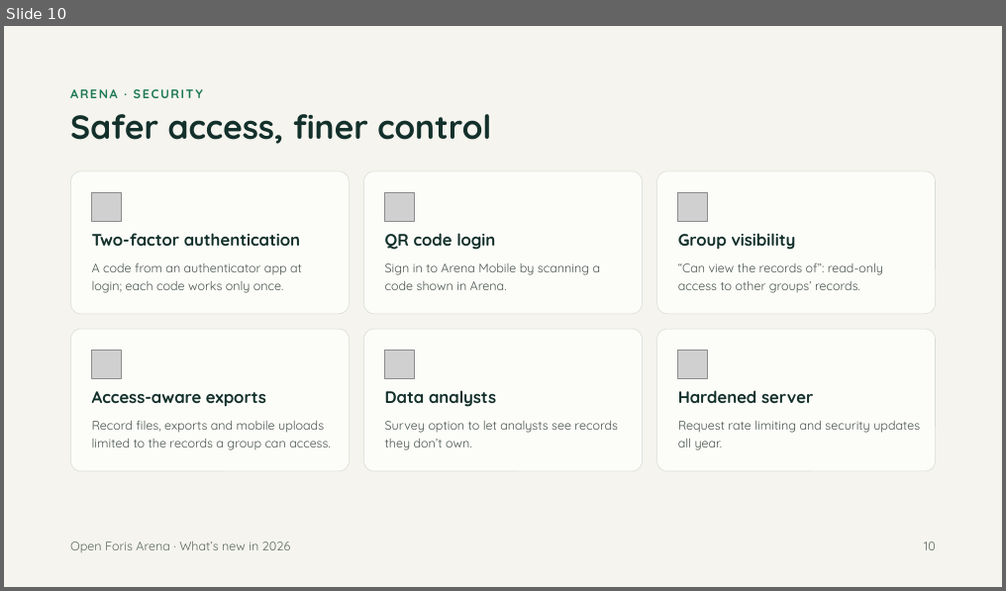
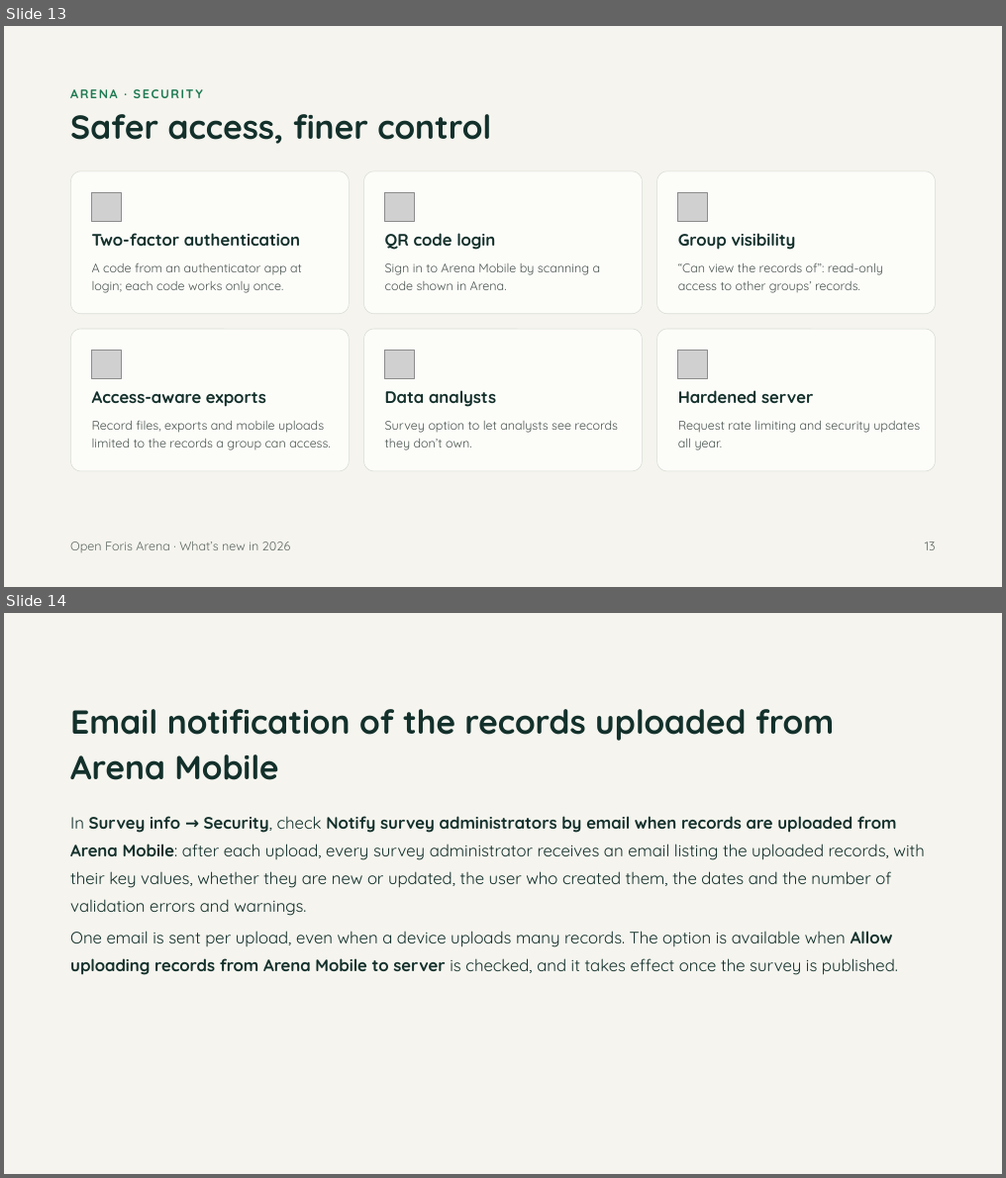
Before and after one commit to openforis/arena, a slide deck: docs/whats-new-2026/arena-whats-new-2026.pptx. Shown one above the other, each under a label of ours: slide 10 before the commit, slides 13 and 14 after it. The pictures are 1006x591 and 1006x1178 pixels, drawn with LibreOffice and Linux fonts; fonts in the diff are those of the drawing; grey boxes stand for pictures. Boxes give left, top, right and bottom in pixels: in the first picture for what was removed or moved away, otherwise in the second. Text is boxed around its words. In the diff, an @@ line names an element or a change of style, - is before the commit and + after.

```diff
--- a/docs/whats-new-2026/arena-whats-new-2026.pptx
+++ b/docs/whats-new-2026/arena-whats-new-2026.pptx
@@ slide 14 added at [4,613,1002,1174], background #F5F4EE @@
@@ title added at [70,709,834,780], 32 pt, text #13302B, bold @@
+Email notification of the records uploaded from Arena Mobile
@@ text added at [70,816,924,975], 16 pt, text #13302B @@
+In Survey info → Security, check Notify survey administrators by email when records are uploaded from Arena Mobile: after each upload, every survey administrator receives an email listing the uploaded records, with their key values, whether they are new or updated, the user who created them, the dates and the number of validation errors and warnings.
+One email is sent per upload, even when a device uploads many records. The option is available when Allow uploading records from Arena Mobile to server is checked, and it takes effect once the survey is published.
@@ what was slide 10 is now slide 13 @@
@@ slide 13 changed as well @@
@@ text at [925,542,936,551]: text changed @@
-10
+13
```
Also in this commit, not shown: 7 other slides changed, 4 other slides added, 8 slides removed, 5 other files.
